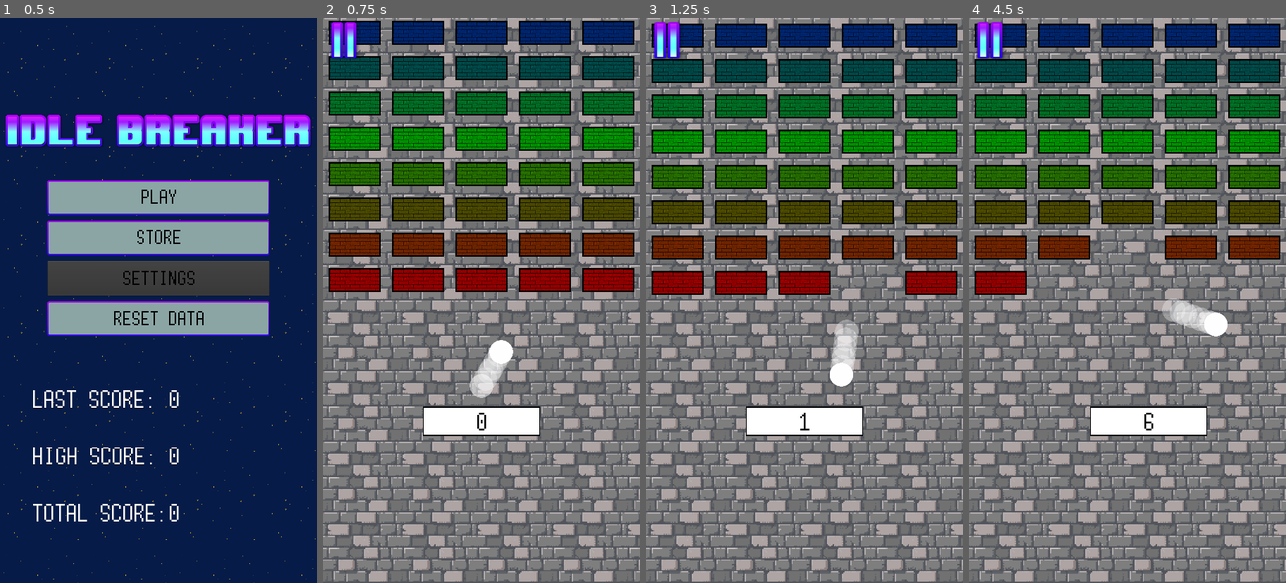
Above: before the commit, frames 1-4 (left to right).
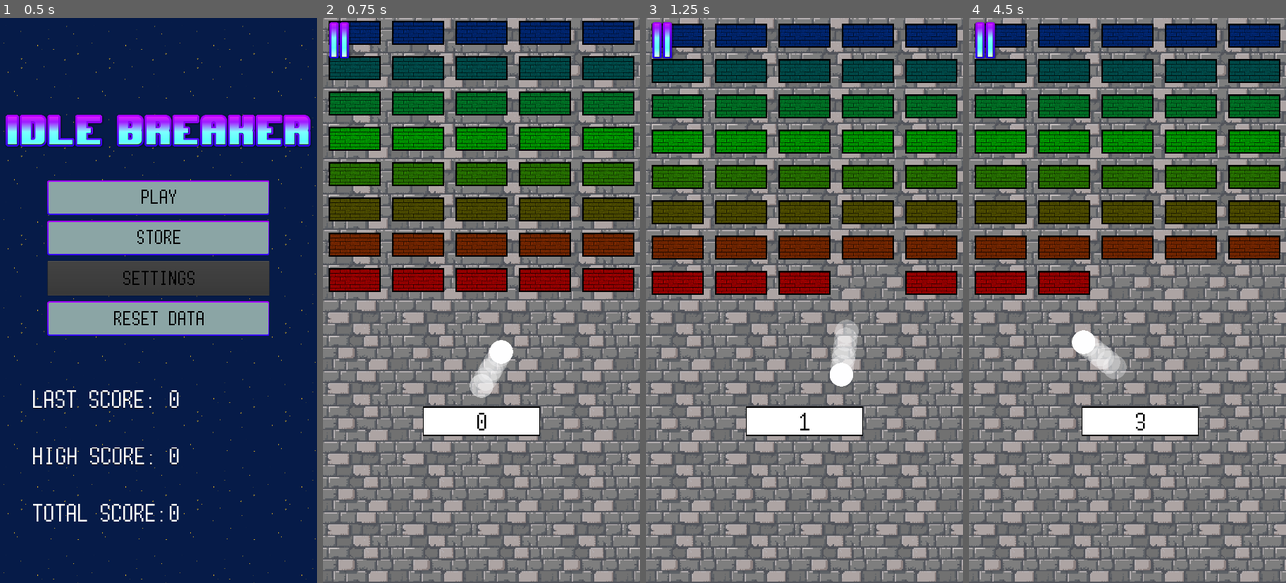
Above: after the commit, the same moments.

Repository: Thallium204/Breakout
Game: Godot game, scene res://Scenes/Menu.tscn
Two runs of this game, one before a commit and one after it. Both use one fixed random seed, a clock stepped at 60 frames per second and the inputs below. Sound files missing from this copy of the repository are replaced by a short silence.
Inputs (mouse positions are in pixels of both pictures, inside the frame that each line leads up to):
- Up to frame 1 (0.5 s): no input
- Up to frame 2 (0.75 s): click "Play" at 0.5 s
- Up to frame 3 (1.25 s): no input
- Up to frame 4 (4.5 s): click (984, 40) at 1.27 s; tap Enter at 2 s; move the mouse to (1197, 272) at 2.02 s; click (1197, 272) at 2.17 s; drag from (1064, 328) to (1111, 413) at 2.77 s; move the mouse to (1159, 176) at 3.52 s; click (1159, 176) at 3.67 s; drag from (1111, 413) to (1032, 215) at 4.27 s

Frame 1 is identical in both runs. In frame 2, 0.5% of the frame differs, in the area x 1-12%, y 0-8%; in frame 3, 0.5%; in frame 4, 3.9%, in the area x 1-82%, y 0-74%.

Commit message:
basically nothing

Diff:
--- a/Scenes/Game.tscn
+++ b/Scenes/Game.tscn
@@ -155,18 +155,14 @@
 "_edit_use_anchors_": false
 }
 
-[node name="texPauseButton" type="TextureRect" parent="."]
-margin_right = 147.0
+[node name="texPauseButton" type="TextureButton" parent="."]
+margin_right = 114.0
 margin_bottom = 154.0
-texture = ExtResource( 10 )
-stretch_mode = 1
-__meta__ = {
-"_edit_use_anchors_": false
-}
+texture_normal = ExtResource( 10 )
+expand = true
 
 [node name="popupPaused" type="Popup" parent="."]
 pause_mode = 2
-visible = true
 anchor_right = 1.0
 anchor_bottom = 1.0
 script = ExtResource( 12 )
@@ -216,4 +212,5 @@
 [connection signal="about_to_show" from="popupGameOver" to="popupGameOver" method="_on_popupGameOver_about_to_show"]
 [connection signal="pressed" from="popupGameOver/contButtons/btnMenu" to="popupGameOver" method="_on_btnMenu_pressed"]
 [connection signal="pressed" from="popupGameOver/contButtons/btnPlayAgain" to="popupGameOver" method="_on_btnPlayAgain_pressed"]
-[connection signal="gui_input" from="texPauseButton" to="." method="_on_texPauseButton_gui_input"]
+[connection signal="pressed" from="texPauseButton" to="popupPaused" method="_on_texPauseButton_pressed"]
+[connection signal="about_to_show" from="popupPaused" to="popupPaused" method="_on_popupPaused_about_to_show"]
--- /dev/null
+++ b/Scenes/SkinNode.tscn
@@ -0,0 +1,103 @@
+[gd_scene load_steps=10 format=2]
+
+[ext_resource path="res://Fonts/voxilent.ttf" type="DynamicFontData" id=1]
+[ext_resource path="res://Assets/Images/nine_rect.png" type="Texture" id=2]
+[ext_resource path="res://Assets/Images/progress/over.png" type="Texture" id=3]
+[ext_resource path="res://Assets/Images/progress/under.png" type="Texture" id=4]
+[ext_resource path="res://Assets/Images/progress/progress.png" type="Texture" id=5]
+[ext_resource path="res://Assets/Images/ball.png" type="Texture" id=6]
+[ext_resource path="res://Themes/themeMenu.tres" type="Theme" id=7]
+[ext_resource path="res://Scripts/SkinNode.gd" type="Script" id=8]
+
+[sub_resource type="DynamicFont" id=1]
+size = 45
+font_data = ExtResource( 1 )
+
+[node name="SkinNode" type="Control"]
+margin_right = 1072.0
+margin_bottom = 200.0
+rect_min_size = Vector2( 0, 200 )
+theme = ExtResource( 7 )
+script = ExtResource( 8 )
+__meta__ = {
+"_edit_use_anchors_": false
+}
+
+[node name="ColorRect" type="ColorRect" parent="."]
+anchor_right = 1.0
+anchor_bottom = 1.0
+margin_left = 5.0
+margin_top = 5.0
+margin_right = -5.0
+margin_bottom = -5.0
+color = Color( 0.901961, 0.12549, 0.12549, 1 )
+__meta__ = {
+"_edit_use_anchors_": false
+}
+
+[node name="texBackground" type="NinePatchRect" parent="."]
+anchor_right = 1.0
+anchor_bottom = 1.0
+texture = ExtResource( 2 )
+patch_margin_left = 24
+patch_margin_top = 23
+patch_margin_right = 23
+patch_margin_bottom = 23
+__meta__ = {
+"_edit_use_anchors_": false
+}
+
+[node name="texObject" type="TextureRect" parent="."]
+anchor_right = 0.2
+anchor_bottom = 1.0
+margin_left = 40.0
+margin_top = 40.0
+margin_right = -40.0
+margin_bottom = -40.0
+texture = ExtResource( 6 )
+stretch_mode = 6
+__meta__ = {
+"_edit_use_anchors_": false
+}
+
+[node name="labStat" type="Label" parent="."]
+anchor_left = 0.2
+anchor_right = 0.6
+anchor_bottom = 0.5
+margin_top = 40.0
+custom_fonts/font = SubResource( 1 )
+text = "DAMAGE"
+align = 1
+valign = 1
+__meta__ = {
+"_edit_use_anchors_": false
+}
+
+[node name="progLevel" type="TextureProgress" parent="."]
+anchor_left = 0.2
+anchor_top = 0.5
+anchor_right = 0.6
+anchor_bottom = 1.0
+margin_bottom = -40.0
+value = 50.0
+texture_under = ExtResource( 4 )
+texture_over = ExtResource( 3 )
+texture_progress = ExtResource( 5 )
+nine_patch_stretch = true
+__meta__ = {
+"_edit_use_anchors_": false
+}
+
+[node name="btnUpgrade" type="Button" parent="."]
+anchor_left = 0.6
+anchor_right = 1.0
+anchor_bottom = 1.0
+margin_left = 40.0
+margin_top = 40.0
+margin_right = -40.0
+margin_bottom = -40.0
+text = "Buy"
+__meta__ = {
+"_edit_use_anchors_": false
+}
+[connection signal="pressed" from="btnUpgrade" to="." method="_on_btnUpgrade_pressed"]
--- a/Scripts/Game.gd
+++ b/Scripts/Game.gd
@@ -6,6 +6,7 @@
 var level = 1
 var colorArray = []
 var scrDiv = 0.5
+var currentPopup = null
 
 export(int) var rows
 export(int) var columns
@@ -61,9 +62,3 @@
 		colorArray.append(Color(0, 1 - i * incr, 0 + i * incr)) #adds color gradient (green)
 	for i in range(clrNum):
 		colorArray.append(Color(0 + i * incr, 0, 1 - i * incr)) #adds color gradient (blue)
-
-
-func _on_texPauseButton_gui_input(event):
-	if event is InputEventScreenTouch:
-		get_tree().paused = true
-		get_node("popupPaused").popup_centered()
--- a/Scripts/Globals.gd
+++ b/Scripts/Globals.gd
@@ -3,6 +3,47 @@
 var score = 0
 var highScore = 0
 var totalScore = 0
+
+
+
+
+
+
+var skins = {
+	"ball": {
+		"plain": {
+			"displayName": "Plain",
+			"texture": "ball",
+			"cost": 0
+		},
+		"skin1": {
+			"displayName": "5upermegaultracoolskin",
+			"texture": "nine_rect", #COME BACK HERE WITH SKIN
+			"cost": 250
+		}
+	},
+	"bar": {
+		"plain": {
+			"displayName": "Plain",
+			"texture": "nine_rect", #COME BACK HERE WITH SKIN
+			"cost": 250
+		}
+	},
+	"bricks": {
+		"plain": {
+			"displayName": "Plain",
+			"texture": "brick", #COME BACK HERE WITH SKIN
+			"cost": 250
+		}
+	},
+	"background":{
+		"plain": {
+			"displayName": "Plain",
+			"texture": "space", #COME BACK HERE WITH SKIN
+			"cost": 250
+		}
+	}
+}
 
 var objects = {
 	"ball": {
@@ -38,23 +79,22 @@
 
 var upgs = {}
 
+var unlocks = {
+	"plain": true,
+	"skin1": false
+}
+
+
 func _ready():
 	createUpgs()
 	loadGame()
 
 func createUpgs():
-	upgs = {
-		"ball": {
-			"damage": 0,
-			"moneyMod": 0
-		},
-		"bar": {
-			"widthMod": 0
-		},
-		"bricks": {
-			"powupRarity": 0
-		}
-	}
+	upgs = {}
+	for objName in objects:
+		upgs[objName] = {}
+		for upgName in objects[objName]:
+			upgs[objName][upgName] = 0
 
 func isMaxedOut(objName, upgName):
 	return getUpgradeIndex(objName, upgName) == getUpgradeMaxIndex(objName, upgName)
--- /dev/null
+++ b/Scripts/SkinNode.gd
@@ -0,0 +1 @@
+extends Control
--- a/Scripts/objBall.gd
+++ b/Scripts/objBall.gd
@@ -42,6 +42,7 @@
 		elif "bodyLose" in collision_info.collider.name:
 			get_node("../popupGameOver").popup_centered()
 			get_tree().paused = true
+			queue_free()
 
 		#if we are colliding with the player bar
 		elif "objBar" in collision_info.collider.name:
--- a/Scripts/popupGameOver.gd
+++ b/Scripts/popupGameOver.gd
@@ -1,6 +1,7 @@
 extends PopupDialog
 
 func _on_popupGameOver_about_to_show():
+	get_parent().currentPopup = self
 	Globals.updateScores()
 	get_node("contScores").updateUI()
 	Globals.saveGame()
--- a/Scripts/popupPaused.gd
+++ b/Scripts/popupPaused.gd
@@ -2,10 +2,20 @@
 
 
 func _input(event):
-
+	if visible == false:
+		return
 	if event is InputEventScreenTouch:
-
 		if event.pressed == true:
-
 			get_tree().paused = false
 			hide()
+			get_parent().currentPopup = null
+
+
+func _on_popupPaused_about_to_show():
+	get_parent().currentPopup = self
+
+func _on_texPauseButton_pressed():
+	if get_parent().currentPopup != null:
+		return
+	get_tree().paused = true
+	popup_centered()
